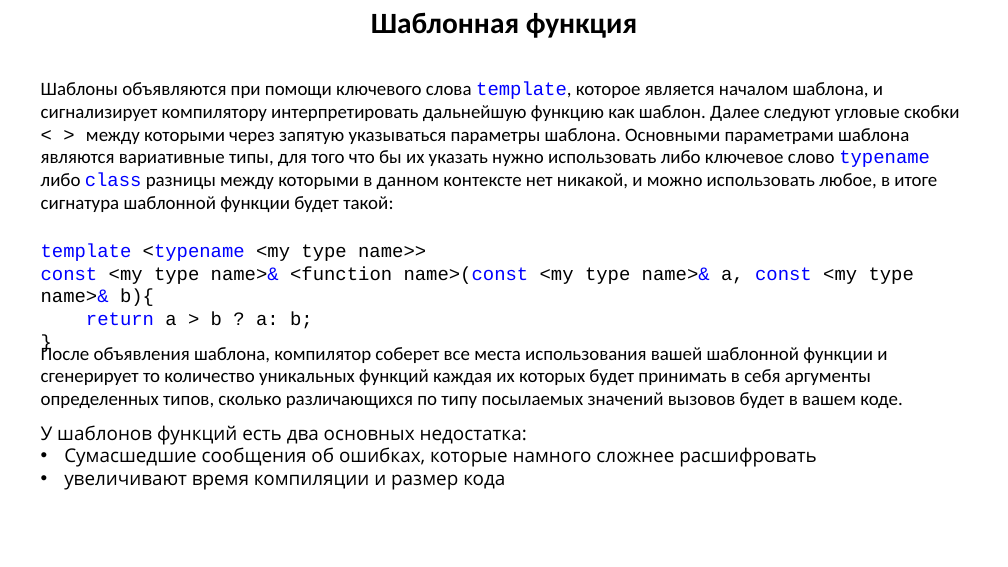
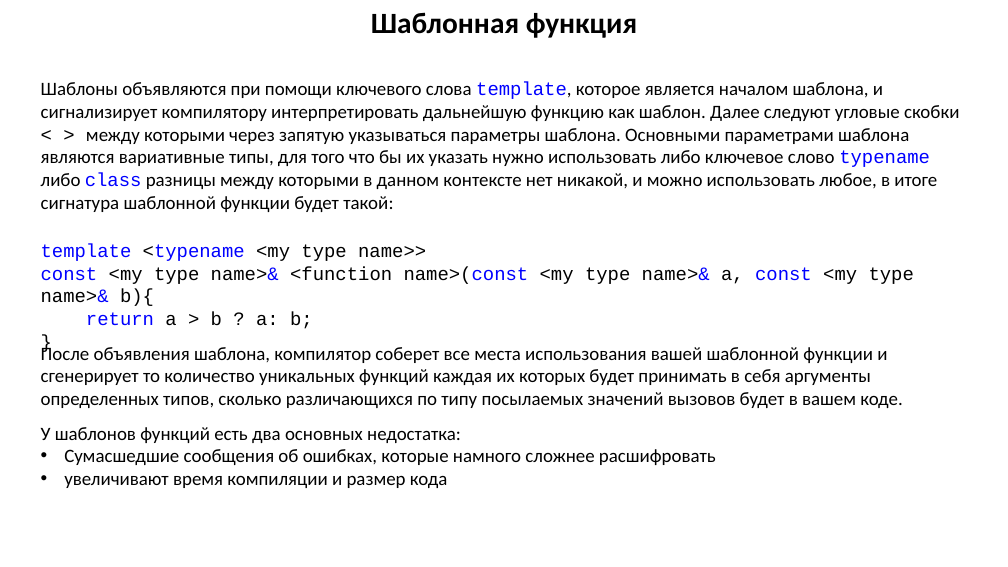
Before and after one commit to MUCTR-IKT-CPP/cpp_course, a slide deck: slide 6 of Лекции/9/Шаблоны.pptx. Drawn at 1008x567 pixels with LibreOffice and Linux fonts; fonts in the diff are those of the drawing. Boxes give left, top, right and bottom in pixels: in the first picture for what was removed or moved away, otherwise in the second. Text is boxed around its words. In the diff, an @@ line names an element or a change of style, - is before the commit and + after.

```diff
--- a/Лекции/9/Шаблоны.pptx
+++ b/Лекции/9/Шаблоны.pptx
@@ text "У шаблонов функций есть два ..." at bbox=[41, 427, 716, 488]: font Open Sans to Calibri @@
```
Also in this commit, not shown: 1 other slide changed, 3 slides added, 9 other files.
